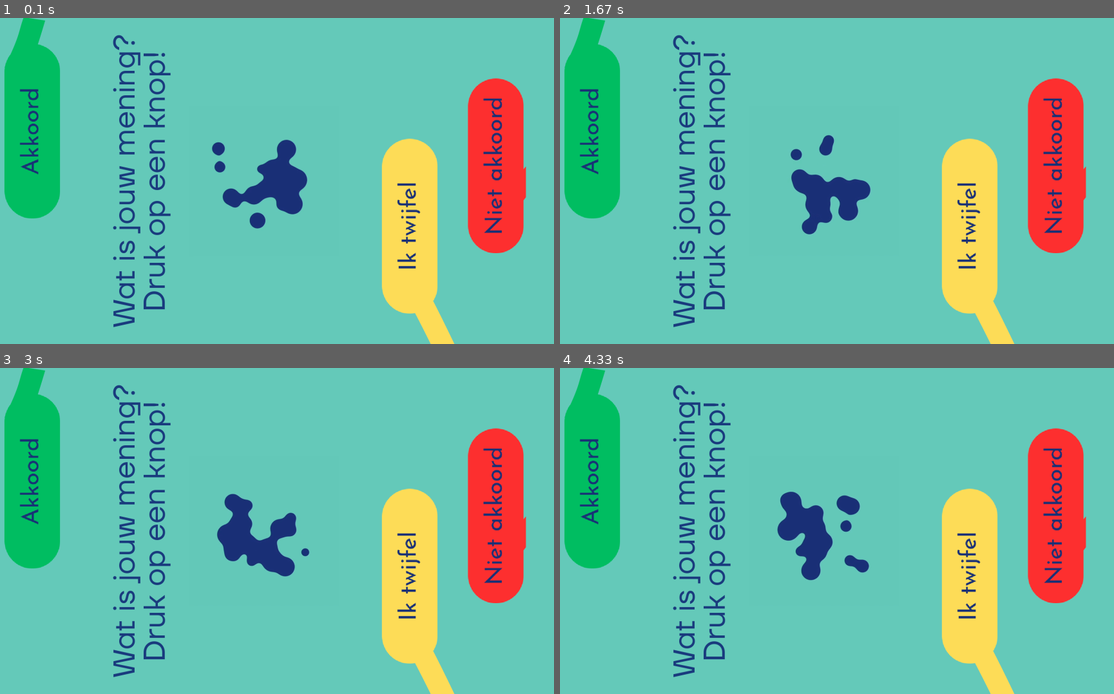
Above: before the commit, frames 1-4 (two rows, left to right).
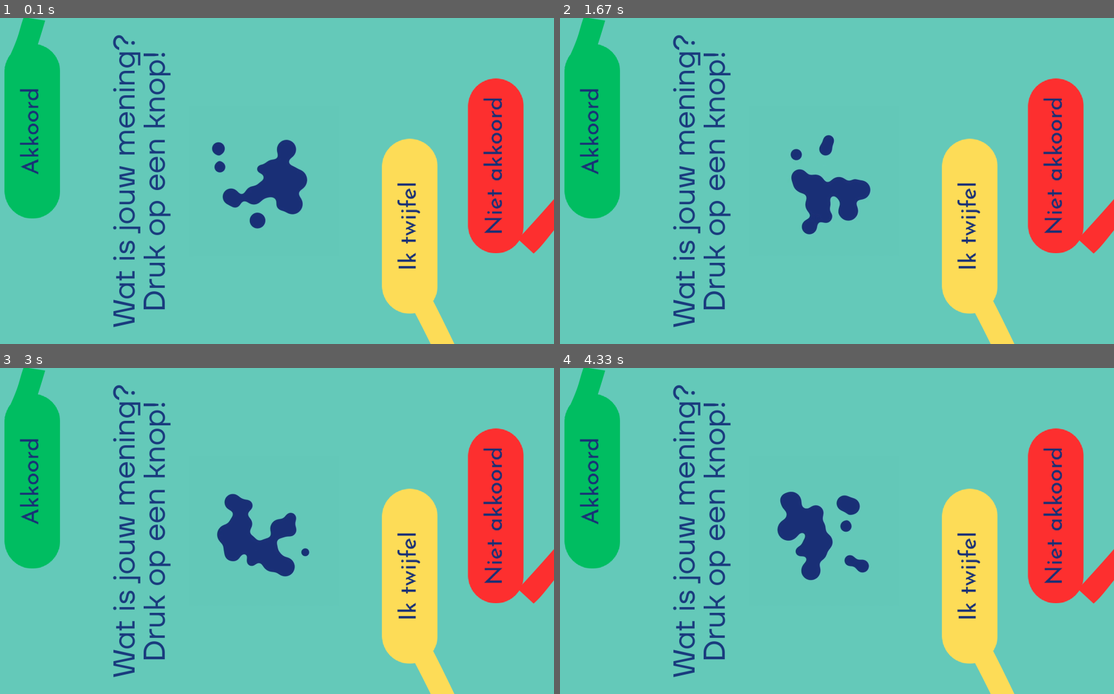
Above: after the commit, the same moments.

Repository: basbaccarne/comon_expo
Game: pygame game, started from src/main.py
Two runs of this game, one before a commit and one after it. Both use one fixed random seed, a clock stepped at 60 frames per second and the inputs below.
Inputs:
- Up to frame 1 (0.1 s): no input
- Up to frame 2 (1.67 s): no input
- Up to frame 3 (3 s): no input
- Up to frame 4 (4.33 s): no input

The runs differ from the first frame. In frame 1, 0.6% of the frame differs, in the area x 93-100%, y 45-73%; in frame 2, 0.6%; in frame 3, 0.6%; in frame 4, 0.6%.

Commit message:
update red line position for improved layout

Diff:
--- a/src/main.py
+++ b/src/main.py
@@ -184,7 +184,7 @@
 
     # end of the lines pngs
     position_green_line = (100, 0)
-    position_red_line = (1700, 400)
+    position_red_line = (1800, 500)
     position_yellow_line = (1380, 800)
     screen.blit(line_green, position_green_line)
     screen.blit(line_red, position_red_line)
